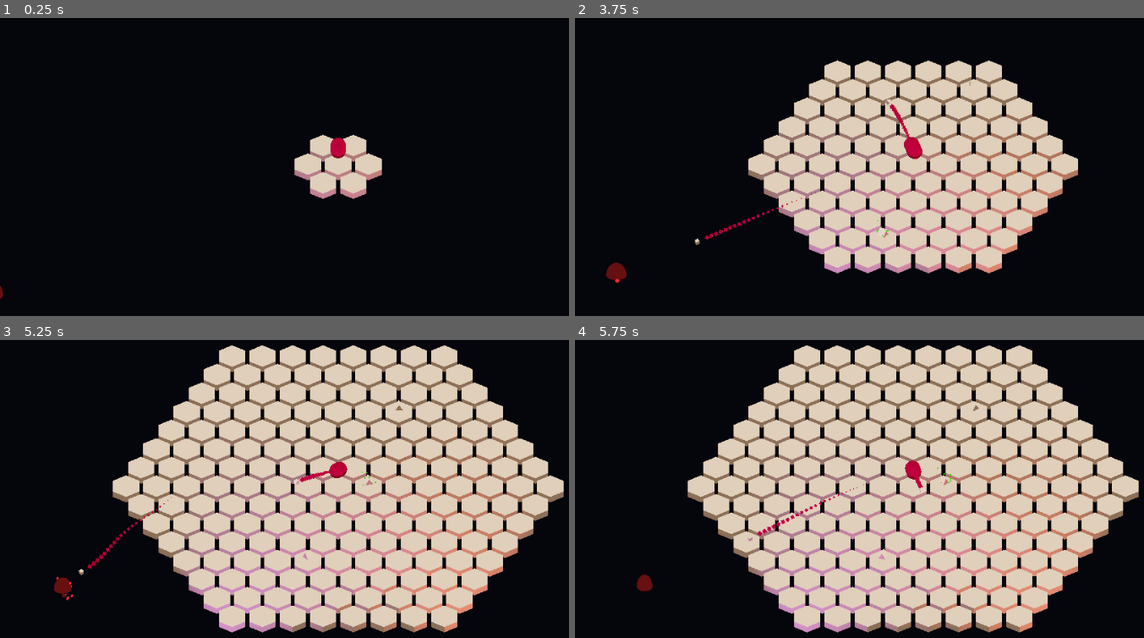
Above: before the commit, frames 1-4 (two rows, left to right).
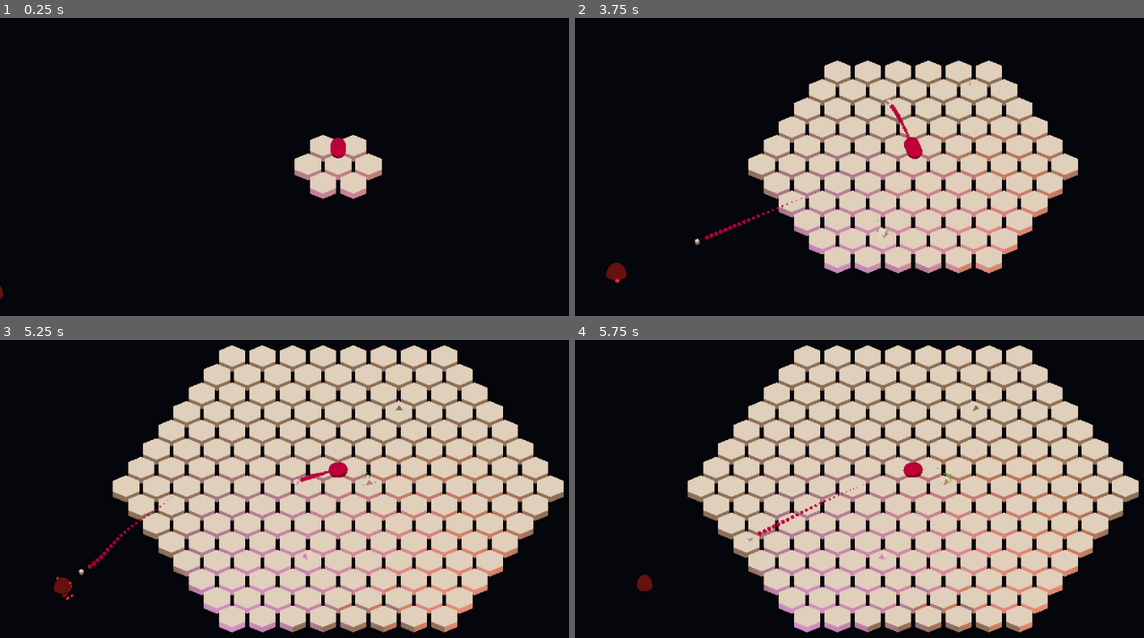
Above: after the commit, the same moments.

Repository: Trixxo/3dpix
Game: Godot game, scene res://Main.tscn
Same seed, same stepped clock (60 frames per second), same inputs: the game is played once before the commit and once after it.
Inputs (mouse positions are in pixels of both pictures, inside the frame that each line leads up to):
- Up to frame 1 (0.25 s): no input
- Up to frame 2 (3.75 s): tap Enter at 0.5 s; move the mouse to (1064, 149) at 0.52 s; press the mouse at (1064, 149) at 0.53 s; tap Space at 0.77, 1.52, 2, 3.02 s; move the mouse to (779, 187) at 1.27 s; release the mouse at (779, 187) at 1.28 s; click (779, 187) at 1.35 s; move the mouse to (978, 86) at 2.02 s; press the mouse at (978, 86) at 2.03 s; move the mouse to (876, 244) at 2.77 s; release the mouse at (876, 244) at 2.78 s; click (876, 244) at 2.85 s; move the mouse to (1115, 226) at 3.52 s; press the mouse at (1115, 226) at 3.53 s
- Up to frame 3 (5.25 s): tap Space at 3.77, 4.52 s; move the mouse to (136, 435) at 4.27 s; release the mouse at (136, 435) at 4.28 s; click (136, 435) at 4.35 s; move the mouse to (369, 491) at 5.02 s; press the mouse at (369, 491) at 5.03 s
- Up to frame 4 (5.75 s): no input

Frames 1-2 are identical in both runs. In frame 3, less than 0.1% of the frame differs, in the area x 57-62%, y 40-47%; in frame 4, less than 0.1%, in the area x 57-62%, y 40-52%.

Commit message:
fix interpolation max value and projectile crash when no enemies are present

Diff:
--- a/projectile.gd
+++ b/projectile.gd
@@ -63,16 +63,12 @@
 func find_target():
 	var enemies_sorted = get_tree().get_nodes_in_group("enemies")
 	enemies_sorted.sort_custom(SortMan, "enemy_sort_dist")
-	var i = 0
-	while (enemies_sorted.size() > 0 and target == null and i < enemies_sorted.size()):
-		target = enemies_sorted[i]
-		if target.effective_health <= 0:
-			target.remove_from_group("enemies")
-			target = null
-			i += 1
-		else:
-			target.effective_health -= damage
-
+	if not enemies_sorted.size() > 0: return
+	var first_enemy = enemies_sorted[0]
+	target = first_enemy
+	target.effective_health -= damage
+	if target.effective_health <= 0:
+		target.remove_from_group("enemies")
 
 
 func seek(target) -> Vector3:
--- a/spinning_cube.gd
+++ b/spinning_cube.gd
@@ -6,7 +6,7 @@
 var attack_speed = GlobalVars.attack_speed
 var origin_rotation
 var origin_transform
-var interpolation_pct = 0
+var interpolation_factor = 0
 
 signal finished_interpolation
 
@@ -57,16 +57,19 @@
 	var target_transform = Transform.IDENTITY.looking_at(target, Vector3(0, 1, 0))
 	# target_transform = target_transform.rotated(target_transform.basis.x, -PI / 2.0)
 	var target_quat = Quat(target_transform.basis)
+	if not origin_quat.is_normalized() or not target_quat.is_normalized():
+		print("not normalized")
 
 	if ((-transform.basis.z.normalized()).distance_to(target.normalized())) < 0.1:
 		emit_signal('finished_interpolation')
+		print("finished interpolation")
 		origin_rotation = transform.basis
-		interpolation_pct = 0
+		interpolation_factor = 0
 		target_velocity = null
 		return Quat(transform.basis)
 	else:
-		interpolation_pct += dt * GlobalVars.attack_speed * 1.5
-		return origin_quat.slerp(target_quat, interpolation_pct)
+		interpolation_factor += min(1, dt * GlobalVars.attack_speed * 1.5)
+		return origin_quat.normalized().slerp(target_quat.normalized(), interpolation_factor)
 
 
 func rand_vec_on_sphere() -> Vector3:
